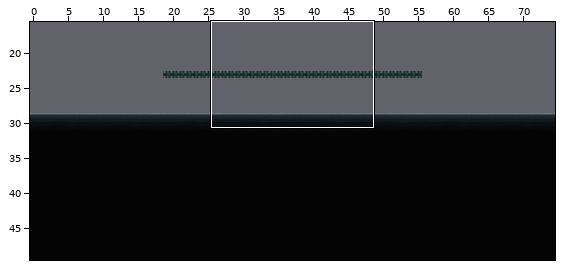
Two states of a Tiled map, Aftamath/assets/maps/Church.tmx. The first picture is a wide view before the edit; the outline marks the close-up.
Close-up. Before the edit:
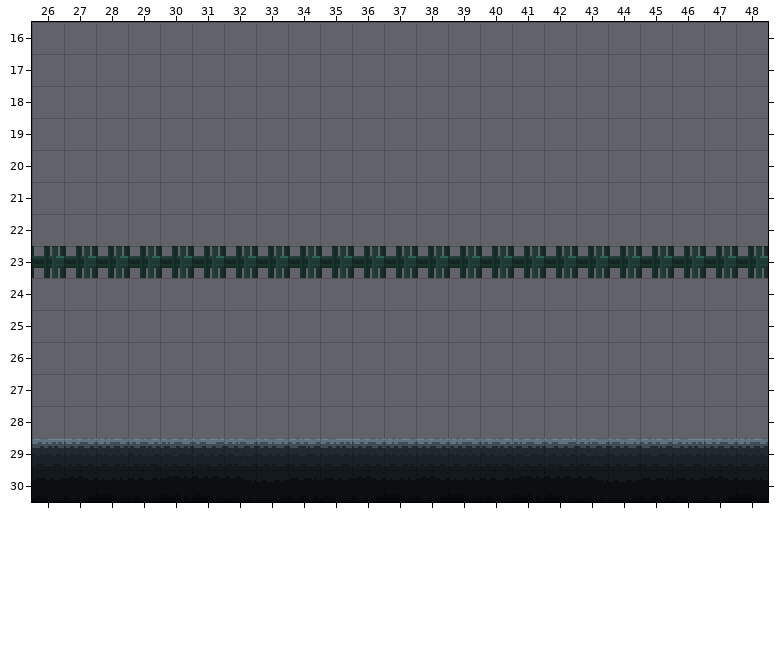
Cells are 16x16 px. Shown: x 26..48, y 16..30. The old version is drawn lined up with the new one.
After the commit:
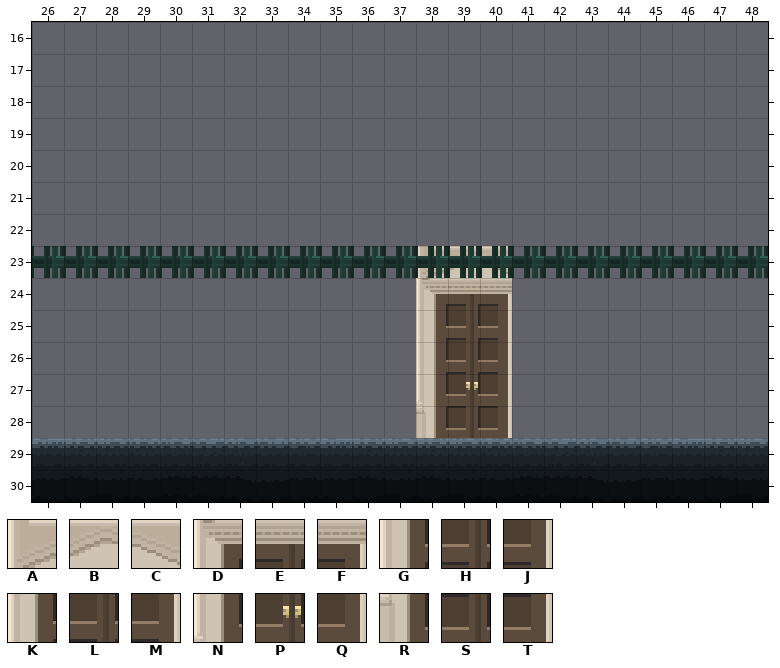
Key: from "Tiledtest": A 4916, B 4917, C 4918, D 4988, E 4989, F 4990, G 5060, H 5061, J 5062, K 5132, L 5133, M 5134, N 5204, P 5205, Q 5206, R 5276, S 5277, T 5278.
_ is an empty cell.
The exact change:
{"change": "map size 75x100 -> 75x50 cells (old content now starts at 0,-50; both pictures use the new coordinates)"}
{"where": "layer \"bg1\""}
{"y":23,"x":38,"old":"___","new":"ABC"}
{"y":24,"x":38,"old":"___","new":"DEF"}
{"y":25,"x":38,"old":"___","new":"GHJ"}
{"y":26,"x":38,"old":"___","new":"KLM"}
{"y":27,"x":38,"old":"___","new":"NPQ"}
{"y":28,"x":38,"old":"___","new":"RST"}
